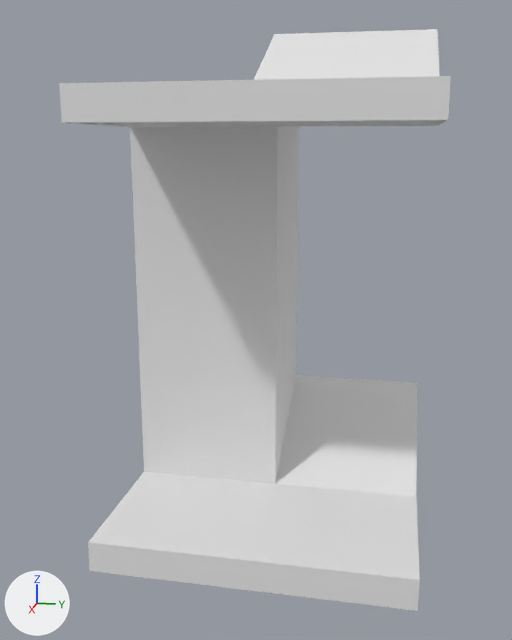
An edit to the glTF model assets/Module_Blocky/SM_WallCornerStairs_In_2x2_01a.glb, drawn before and after from the same camera.
Both versions are drawn from a camera (50 mm lens) standing at (4.66, 1.79, 2.38) and looking at (0.09, 0.88, 1.24). Lighting does not change. The marker at lower left points along +X, +Y and +Z. Where no turn or scale is listed for an object, it has been applied to the vertices. Vertices at the same position are counted once.

Names of what the first picture shows: 'SM_WallCornerStairs_In_2x2_01a'.
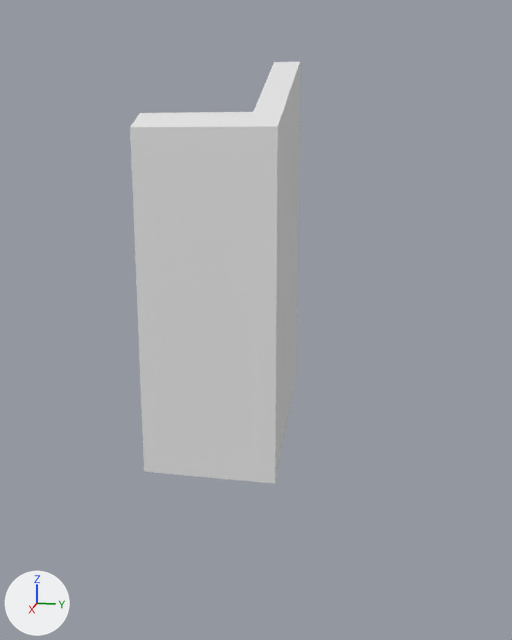
Boxes [x1, y1, x2, y2] around the edits, measured in the pictures (512 x 640 px):
'SM_WallCornerStairs_In_2x2_01a', reshaped (56% narrower, 27% shorter): before [59, 29, 451, 611]; after [130, 62, 300, 484]
part 1 of me_cube_070, cut back: before [59, 29, 451, 611]; after [130, 62, 300, 481]

The change, as a list of edits to the scene's bpy script:
```text
Change me_cube_070:
    used by ob_sm_wallcornerstairs_in_2x2_01a; location = (0.0, 0.0, 0.0)
    remove me_cube_070.from_pydata(...)  # 57 vertices, 112 faces; spans x -1.0..1.0, y 0.0..2.0, z -0.2..3.2
    add me_cube_070.from_pydata(...)  # 16 vertices, 28 faces; spans x -1.0..0.0, y 0.0..1.0, z 0.0..3.0
    me_cube_070 part 1
    41 vertices are removed from x -1.0..1.0, y 0.0..2.0, z -0.2..3.2
    94 faces are deleted
    10 new faces join them
```
